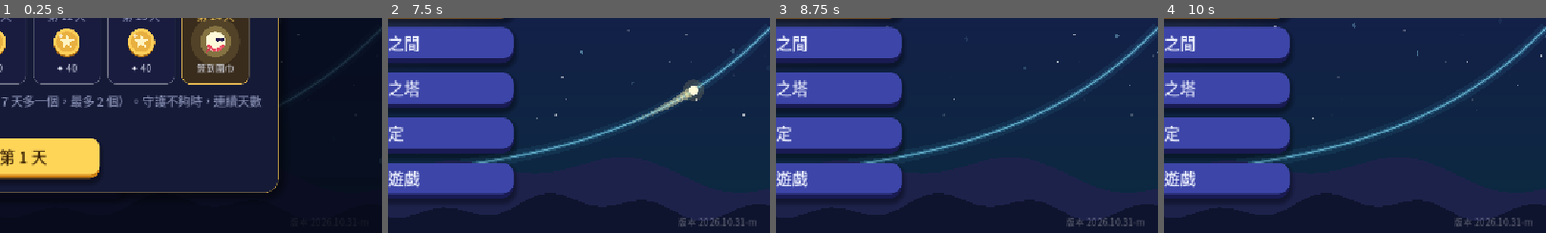
Above: before the commit, frames 1-4 (left to right).
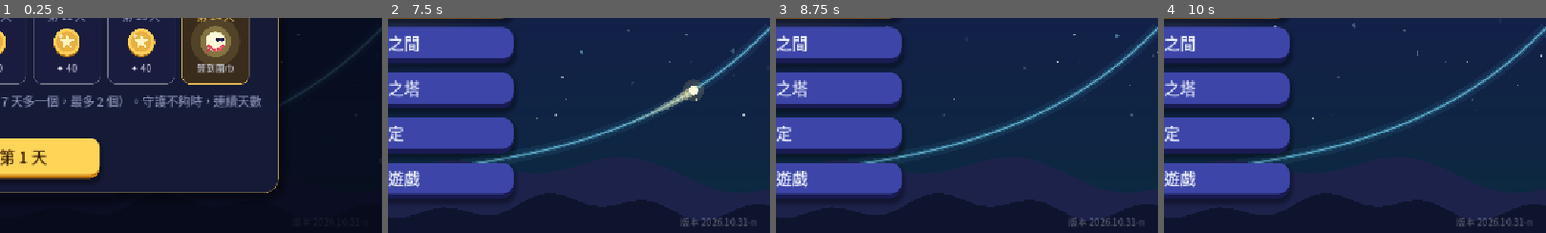
Above: after the commit, the same moments.

Repository: sam2068csie/light-spirit-journey
Game: Godot game, scene res://main_menu.tscn
Two runs of this game, one before a commit and one after it. Both use one fixed random seed, a clock stepped at 60 frames per second and the inputs below.
Inputs (mouse positions are % of the whole screen's width and height, from its top left):
- Up to frame 1 (0.25 s): no input
- Up to frame 2 (7.5 s): click "開始冒險" at 0.5 s; click "開始冒險" at 1.25 s; click "修煉之間" at 2 s; click "終焉之塔" at 2.75 s; click "設定" at 3.5 s; click "離開遊戲" at 4.25 s; click "每日任務" at 5 s; click "光靈扭蛋" at 5.75 s; click "光靈衣櫃" at 6.5 s; click "✕" at 7.25 s
- Up to frame 3 (8.75 s): tap Enter at 8 s; drag from (50, 50) to (60, 28) at 8.02 s
- Up to frame 4 (10 s): drag from (30, 55) to (45, 70) at 8.77 s; move the mouse to (60, 28) at 9.52 s; hold Right from 9.53 s (still down); tap 9 at 9.6 s
The pictures show only the part of the screen within x 50-100%, y 50-100%; the shares and areas given below are measured in that part.

The runs differ from the first frame. In frame 2, 0.3% of the frame differs, in the area x 76-95%, y 92-97%; in frame 3, 0.3%; in frame 4, 0.3%.

Commit message:
G5 tan 的和差角積木：先畫好分數，分子、分母分開放積木，不用括號 (BUILD 2026.10.31-n)
Co-Authored-By: Claude Opus 5.5 <noreply@anthropic.com>
Claude-Session: https://claude.ai/code/session_01RombajUyooAJ6yvir5uviP

Diff:
--- a/data/game.gd
+++ b/data/game.gd
@@ -560,7 +560,7 @@
 
 const DQ := preload("daily_quests.gd")
 ## 版本號（主畫面右下角會顯示）：每次交給你新的檔案時更新，方便確認手機上裝的是不是最新版
-const BUILD := "2026.10.31-m"
+const BUILD := "2026.10.31-n"
 
 
 ## 讀取各單元的資料；舊存檔（還沒有單元的版本）的今日修煉、終焉之塔紀錄搬到「指數與對數」
--- a/data/level_trig5_compass.gd
+++ b/data/level_trig5_compass.gd
@@ -18,6 +18,10 @@
 
 var rot_info: MathLabel
 var tiles_fx: MathLabel
+var tiles_part := 0              # 分數模式：0 填分子、1 填分母
+var tiles_num: Array = []
+var tiles_den: Array = []
+var tiles_part_btns: Array = []
 var lines_info: MathLabel
 var _rot_sliders: Array = []
 
@@ -308,12 +312,37 @@
 	var card := _info_card(COMPASS)
 	tiles_fx = _math_label(18, 330, 54, UITheme.TEXT)
 	card.add_child(tiles_fx)
+	# 分數模式（tan 的和差角）：分數線已經畫好，積木分別放進分子、分母，不用自己打括號
+	var frac: bool = st.get("frac", false)
+	tiles_part = 0
+	tiles_num = []
+	tiles_den = []
+	tiles_part_btns = []
+	if frac:
+		var prow := HBoxContainer.new()
+		prow.add_theme_constant_override("separation", 6)
+		rank_box.add_child(prow)
+		for pi in 2:
+			var pb := Button.new()
+			pb.text = "放進分子" if pi == 0 else "放進分母"
+			pb.toggle_mode = true
+			pb.custom_minimum_size = Vector2(0, 32)
+			pb.size_flags_horizontal = Control.SIZE_EXPAND_FILL
+			_tint_button(pb, UITheme.GOLD, 15)
+			var pk: int = pi
+			pb.pressed.connect(func():
+				tiles_part = pk
+				_refresh_tiles())
+			prow.add_child(pb)
+			tiles_part_btns.append(pb)
 	var grid := GridContainer.new()
 	grid.columns = 4
 	grid.add_theme_constant_override("h_separation", 5)
 	grid.add_theme_constant_override("v_separation", 5)
 	rank_box.add_child(grid)
 	var toks: Array = st.tokens
+	if frac:
+		toks = toks.filter(func(x): return not (String(x) in ["÷", "(", ")"]))
 	for t in toks:
 		var b := Button.new()
 		b.text = String(t)
@@ -362,7 +391,11 @@
 		_hint("積木太多了，按「退一步」整理一下。", "info")
 		return
 	MoonView.dragged_ever = true
-	tv.tiles_seq.append(t)
+	if steps[si].get("frac", false):
+		(tiles_num if tiles_part == 0 else tiles_den).append(t)
+		tv.tiles_seq = _frac_seq()
+	else:
+		tv.tiles_seq.append(t)
 	Game.of(self).play("blip", 1.0 + 0.03 * tv.tiles_seq.size(), -14.0)
 	_refresh_tiles()
 
@@ -371,6 +404,20 @@
 	if busy:
 		return
 	var tv := _cv2()
+	if steps[si].get("frac", false):
+		if kind == 0:
+			var cur_a: Array = tiles_num if tiles_part == 0 else tiles_den
+			if cur_a.is_empty():
+				cur_a = tiles_den if tiles_part == 0 else tiles_num
+			if not cur_a.is_empty():
+				cur_a.pop_back()
+		else:
+			tiles_num = []
+			tiles_den = []
+		tv.tiles_seq = _frac_seq()
+		Game.of(self).play("blip", 0.8, -14.0)
+		_refresh_tiles()
+		return
 	if tv.tiles_seq.is_empty():
 		return
 	if kind == 0:
@@ -379,6 +426,18 @@
 		tv.tiles_seq = []
 	Game.of(self).play("blip", 0.8, -14.0)
 	_refresh_tiles()
+
+
+## 分數模式：分子、分母組成可以計算的積木序列 (分子) ÷ (分母)
+func _frac_seq() -> Array:
+	if tiles_num.is_empty() and tiles_den.is_empty():
+		return []
+	var out := ["("]
+	out.append_array(tiles_num)
+	out.append_array([")", "÷", "("])
+	out.append_array(tiles_den if not tiles_den.is_empty() else ["1"])
+	out.append(")")
+	return out
 
 
 const SAMPLES := [[30.0, 45.0], [110.0, 35.0], [60.0, 15.0], [20.0, 50.0]]
@@ -403,7 +462,22 @@
 	tv.tiles_rows = rows
 	tv.matched = all_ok
 	var body := "  ".join(tv.tiles_seq) if not tv.tiles_seq.is_empty() else "（還沒有積木）"
-	tiles_fx.text = "%s =\n%s" % [String(st.expr), body]
+	if st.get("frac", false):
+		# 分數：正在填的那一格用金色標出來
+		var hi := "[color=#%s]" % UITheme.GOLD.to_html(false)
+		var nt := " ".join(tiles_num) if not tiles_num.is_empty() else "□"
+		var dt := " ".join(tiles_den) if not tiles_den.is_empty() else "□"
+		if tiles_part == 0:
+			nt = hi + nt + "[/color]"
+		else:
+			dt = hi + dt + "[/color]"
+		body = "\\frac{%s}{%s}" % [nt, dt]
+		for k in tiles_part_btns.size():
+			(tiles_part_btns[k] as Button).set_pressed_no_signal(k == tiles_part)
+		if tiles_den.is_empty():
+			all_ok = false
+			tv.matched = false
+	tiles_fx.text = "%s = %s" % [String(st.expr), body] if st.get("frac", false) else "%s =\n%s" % [String(st.expr), body]
 	tv.queue_redraw()
 
 
--- a/data/trig5_bank.gd
+++ b/data/trig5_bank.gd
@@ -73,6 +73,12 @@
 		slot["plain"] = true
 		slot["params"] = slot.get("params", [])
 		SB.fix_roots(slot)
+		# tan 的和差角：積木改成「分數」模式（分子、分母各一格，不用括號）
+		for v in slot.variants:
+			for st in v.get("steps", []):
+				if st.kind == "tiles" and String(st.target).begins_with("tan"):
+					st["frac"] = true
+					st["nudge"] = String(st.nudge).replace("別忘了括號：", "").replace("(分子) ÷ (分母)，", "").replace("(分子) ÷ (1 − 乘積)。", "分母是 1 − 乘積。")
 	return out
 
 
